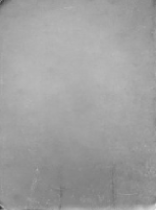
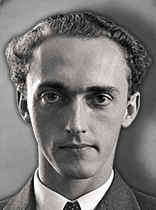
Layers edited between the first and the second 156 × 210 image:
added layer "do not ask me about my opinion about people of color" above "Layer 14" over [0,10,156,210]
